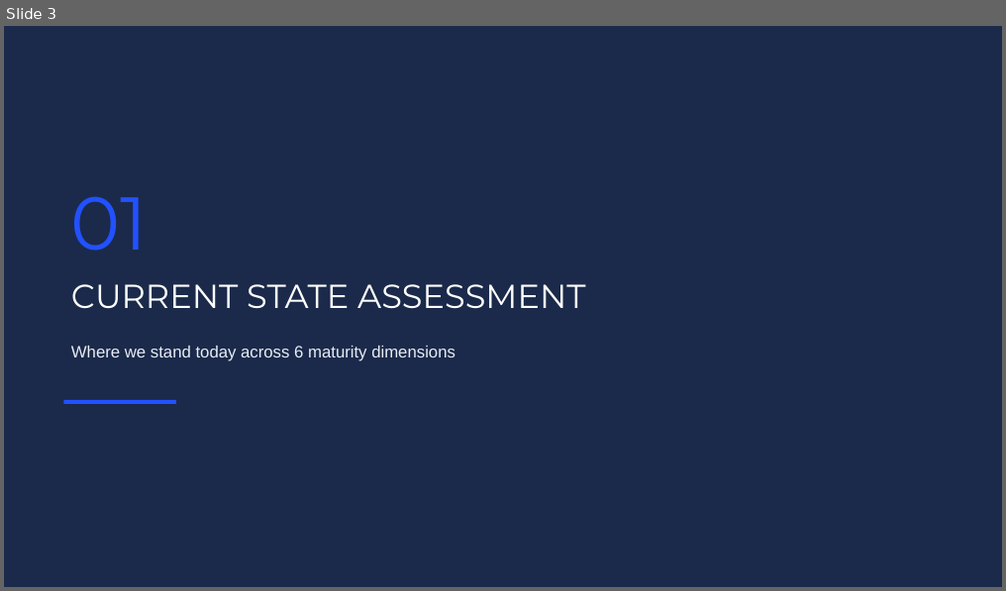
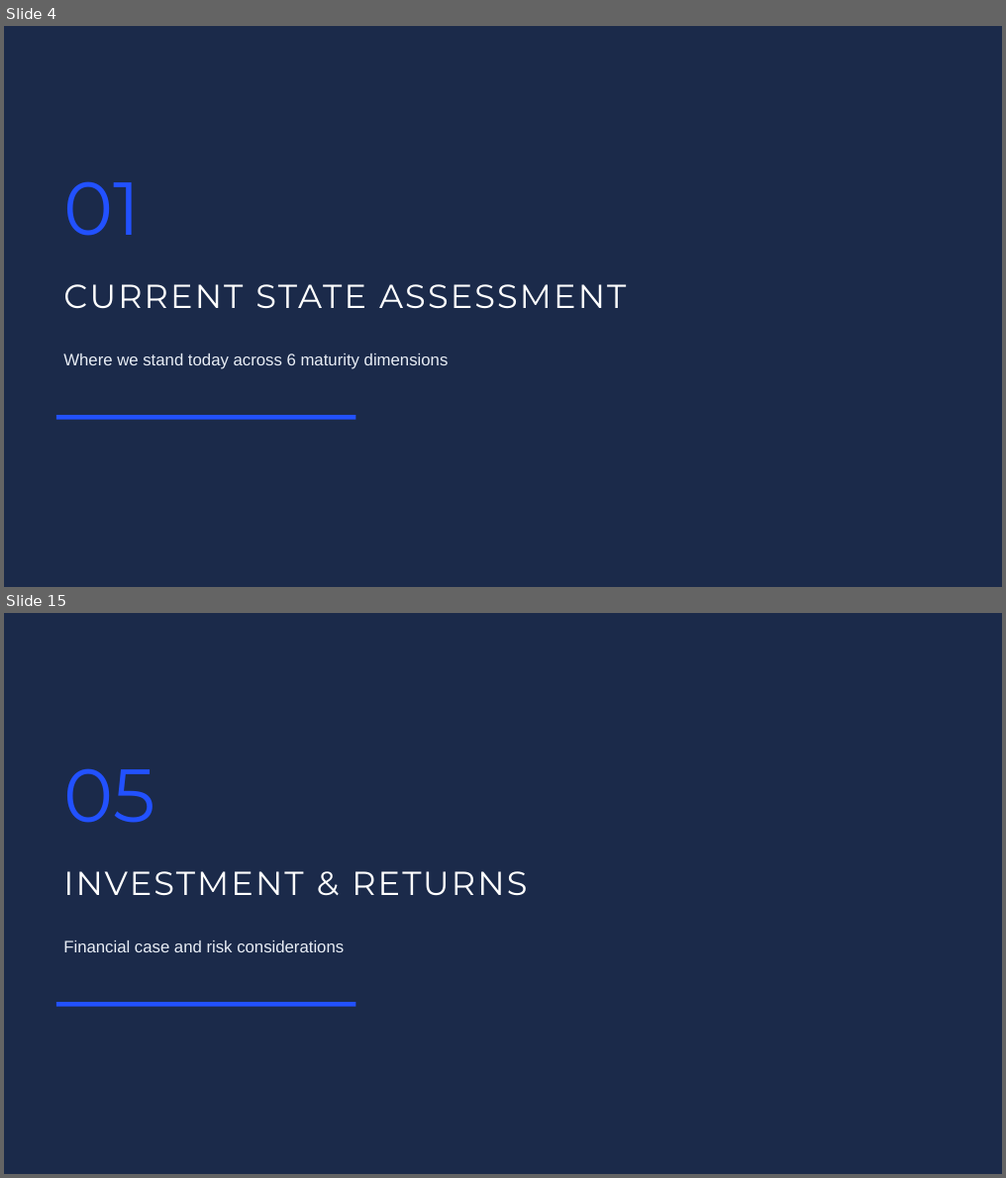
Before and after one commit to abensrhir/ai-cdo-office-site, a slide deck: static/demo/downloads/ai-strategy-summary.pptx. Shown one above the other, each under a label of ours: slide 3 before the commit, slides 4 and 15 after it; the slides between them are not shown. The pictures are 1006x591 and 1006x1178 pixels, drawn with LibreOffice and Linux fonts; fonts in the diff are those of the drawing. Boxes give left, top, right and bottom in pixels: in the first picture for what was removed or moved away, otherwise in the second. Text is boxed around its words. In the diff, an @@ line names an element or a change of style, - is before the commit and + after.

```diff
--- a/static/demo/downloads/ai-strategy-summary.pptx
+++ b/static/demo/downloads/ai-strategy-summary.pptx
@@ slide 15 added at [4, 613, 1002, 1174], background #1B2A4A @@
@@ text added at [63, 768, 155, 823], 72 pt, text #2251FF @@
+05
@@ text added at [63, 871, 527, 896], 32 pt, text #FFFFFF @@
+INVESTMENT & RETURNS
@@ text added at [63, 941, 344, 953], 16 pt, text #E8EDF5 @@
+Financial case and risk considerations
@@ rectangle added at [56, 1002, 355, 1007], fill #2251FF @@
@@ what was slide 3 is now slide 4 @@
@@ slide 4 changed as well @@
@@ text "01": place and size @@
-text "01" at [71, 196, 148, 251]
+text "01" at [63, 181, 140, 236]
@@ text "CURRENT STATE ASSESSMENT": place and size @@
-text "CURRENT STATE ASSESSMENT" at [71, 284, 585, 309]
+text "CURRENT STATE ASSESSMENT" at [63, 284, 626, 309]
@@ text "CURRENT STATE ASSESSMENT" at [63, 284, 626, 309]: letter spacing 0 to 2 pt @@
@@ text "Where we stand today across ...": place and size @@
-text "Where we stand today across ..." at [71, 346, 455, 362]
+text "Where we stand today across ..." at [63, 354, 449, 370]
@@ rectangle: place and size @@
-rectangle at [63, 400, 176, 404]
+rectangle at [56, 415, 355, 420]
```
Also in this commit, not shown: 3 other slides changed, 15 other slides added, 4 slides removed, 6 other files.
